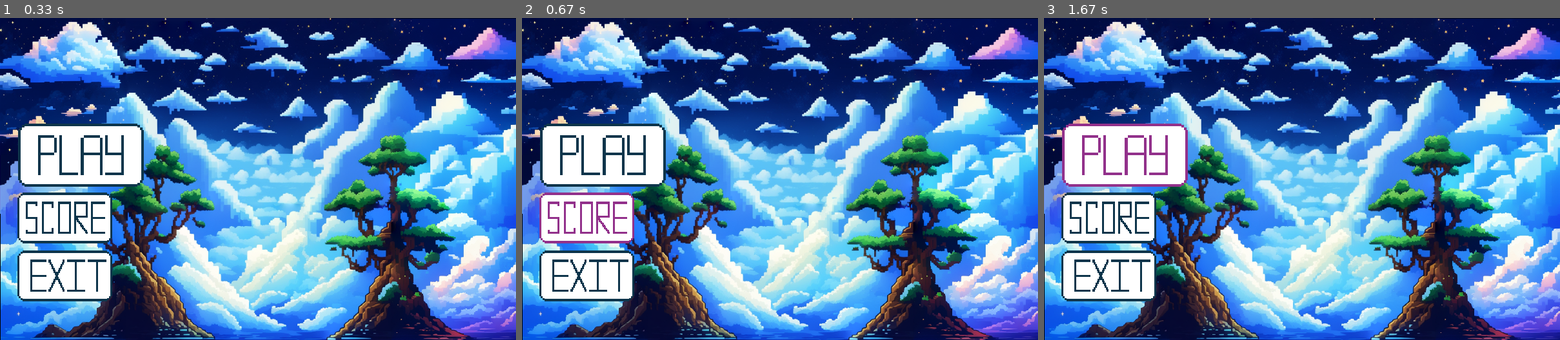
Above: before the commit, frames 1-3 (left to right).
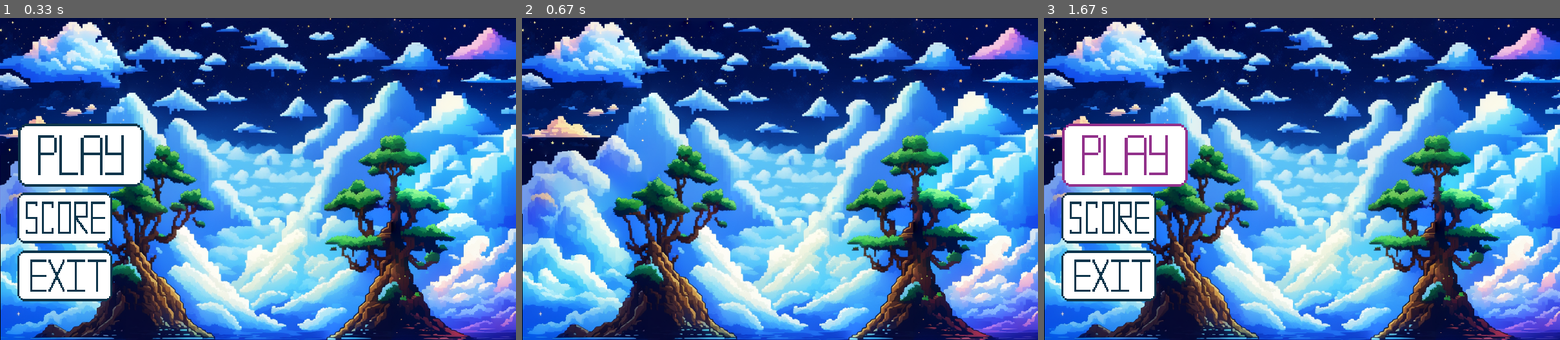
Above: after the commit, the same moments.

Repository: Ruvin123/PyGame_Project_2023
Game: pygame game, started from main.py
The game is run twice, just before and just after one commit, with the same random seed, the same clock (stepped at 60 frames per second) and the same inputs.
Inputs (mouse positions are in pixels of both pictures, inside the frame that each line leads up to):
- Up to frame 1 (0.33 s): no input
- Up to frame 2 (0.67 s): click (583, 217) at 0.38 s
- Up to frame 3 (1.67 s): hold Esc 0.83-1.3 s; move the mouse to (1302, 201) at 0.87 s; click (1126, 153) at 1.38 s

Frame 1 is identical in both runs. In frame 2, 10% of the frame differs, in the area x 3-28%, y 32-88%; in frame 3, nothing differs.

Commit message:
Adding screens and fixing code

Diff:
--- a/main.py
+++ b/main.py
@@ -35,6 +35,10 @@
     else:
         image = image.convert_alpha()
     return image
+
+
+# Фон главного меню
+backround = pg.transform.scale(load_image('Back.png'), (WIDTH, HEIGHT))
 
 
 # Функция загрузки уровня
@@ -87,37 +91,73 @@
             pg.event.post(pg.event.Event(pg.USEREVENT, button=self))
 
 
-# Кнопки главного меню
-play_button = ImageButton(25, 150, 200, 125, 'Play.png', 'Play_hover.png')
-score_button = ImageButton(25, 260, 150, 100, 'Score.png', 'Score_hover.png')
-exit_button = ImageButton(25, 350, 150, 100, 'Exit.png', 'Exit_hover.png')
-
-
-# Начальный экран
-def home_screen():
-    # Фон главного меню
-    backround = pg.transform.scale(load_image('Back.png'), (WIDTH, HEIGHT))
-    screen.blit(backround, (0, 0))
-
-
 # Класс игрока
+# Доработать
 class Player(object):
     pass
 
 
 # Класс врагов
+# Доработать
 class Enemy(object):
     pass
 
 
-# Старт программы
-if __name__ == '__main__':
+# Экран проигрыша
+# добавить кнопки restart, main_menu, exit
+def game_over_screen():
+    pass
+
+
+# Экран рекордов
+# Добавить кнопки back
+# Добавить возможность выхода нажатием кнопки escape
+def score_screen():
+    pass
+
+
+# Экран настроек
+# Добавить кнопки back, video
+# Добавить возможность выхода нажатием кнопки escape
+def settings_screen():
+    running = True
+
+    while running:
+        # Фон главного меню
+        screen.fill((0, 0, 0))
+        screen.blit(backround, (0, 0))
+
+        for event in pg.event.get():
+            if event.type == pg.QUIT:
+                running = False
+                terminate()
+
+            if event.type == pg.KEYDOWN:
+                if pg.key.get_pressed()[pg.K_ESCAPE]:
+                    running = False
+
+        pg.display.flip()
+
+
+# Экран новой игры
+def new_game_screen():
+    pass
+
+
+# Начальный экран
+def home_screen():
+    # Кнопки главного меню
+    play_button = ImageButton(25, 150, 200, 125, 'Play.png', 'Play_hover.png')
+    score_button = ImageButton(25, 260, 150, 100, 'Score.png', 'Score_hover.png')
+    exit_button = ImageButton(25, 350, 150, 100, 'Exit.png', 'Exit_hover.png')
 
     running = True
 
-    # Запуск начального экрана
-    home_screen()
     while running:
+        # Фон главного меню
+        screen.fill((0, 0, 0))
+        screen.blit(backround, (0, 0))
+
         for event in pg.event.get():
             if event.type == pg.QUIT:
                 running = False
@@ -127,6 +167,9 @@
             if event.type == pg.USEREVENT and event.button == exit_button:
                 running = False
                 terminate()
+
+            if event.type == pg.USEREVENT and event.button == score_button:
+                settings_screen()
 
             play_button.handle_event(event)
             score_button.handle_event(event)
@@ -141,6 +184,10 @@
         exit_button.check_hover(pg.mouse.get_pos())
         # Отрисовка дисплея
         pg.display.flip()
-        clock.tick(FPS)
 
+
+# Старт программы
+if __name__ == '__main__':
+    # Запуск начального экрана
+    home_screen()
     pg.quit()
